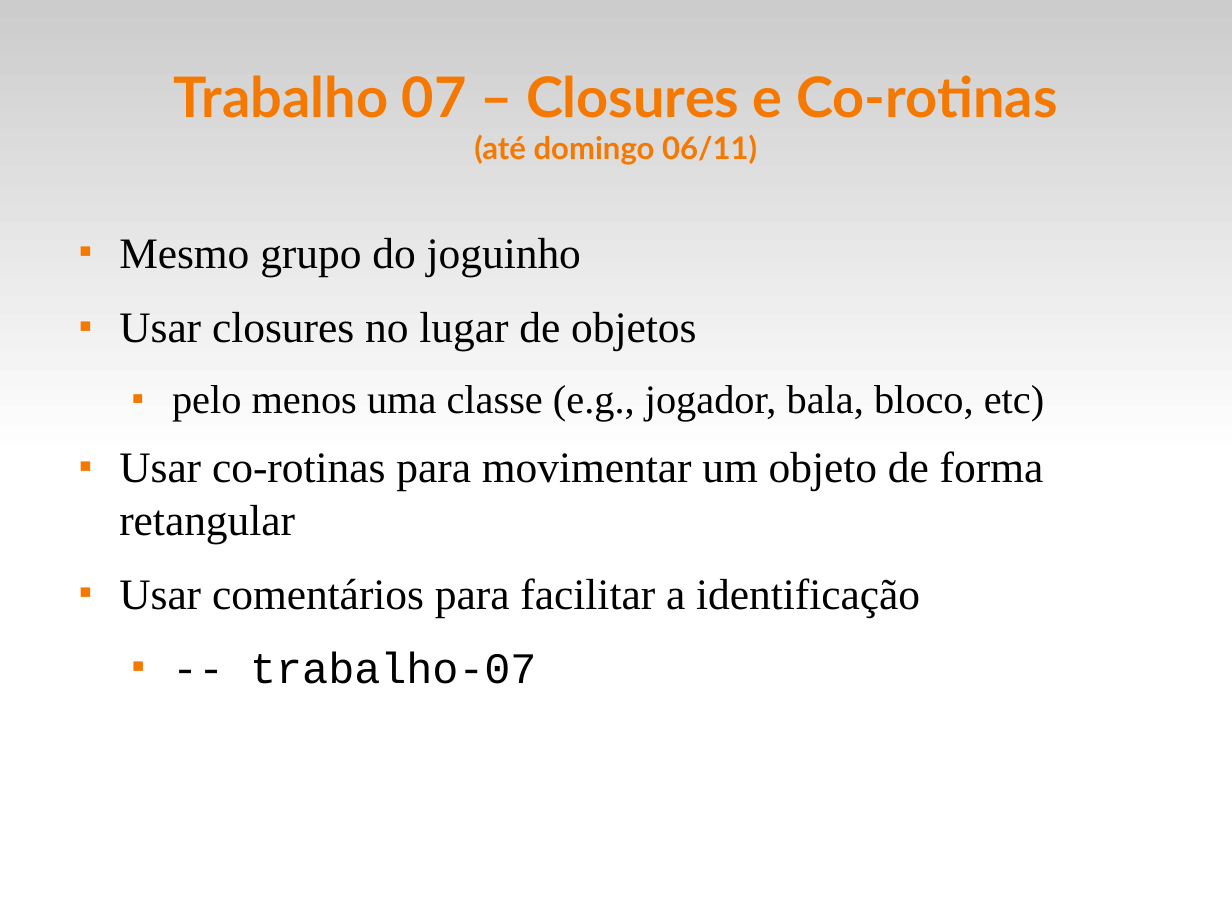
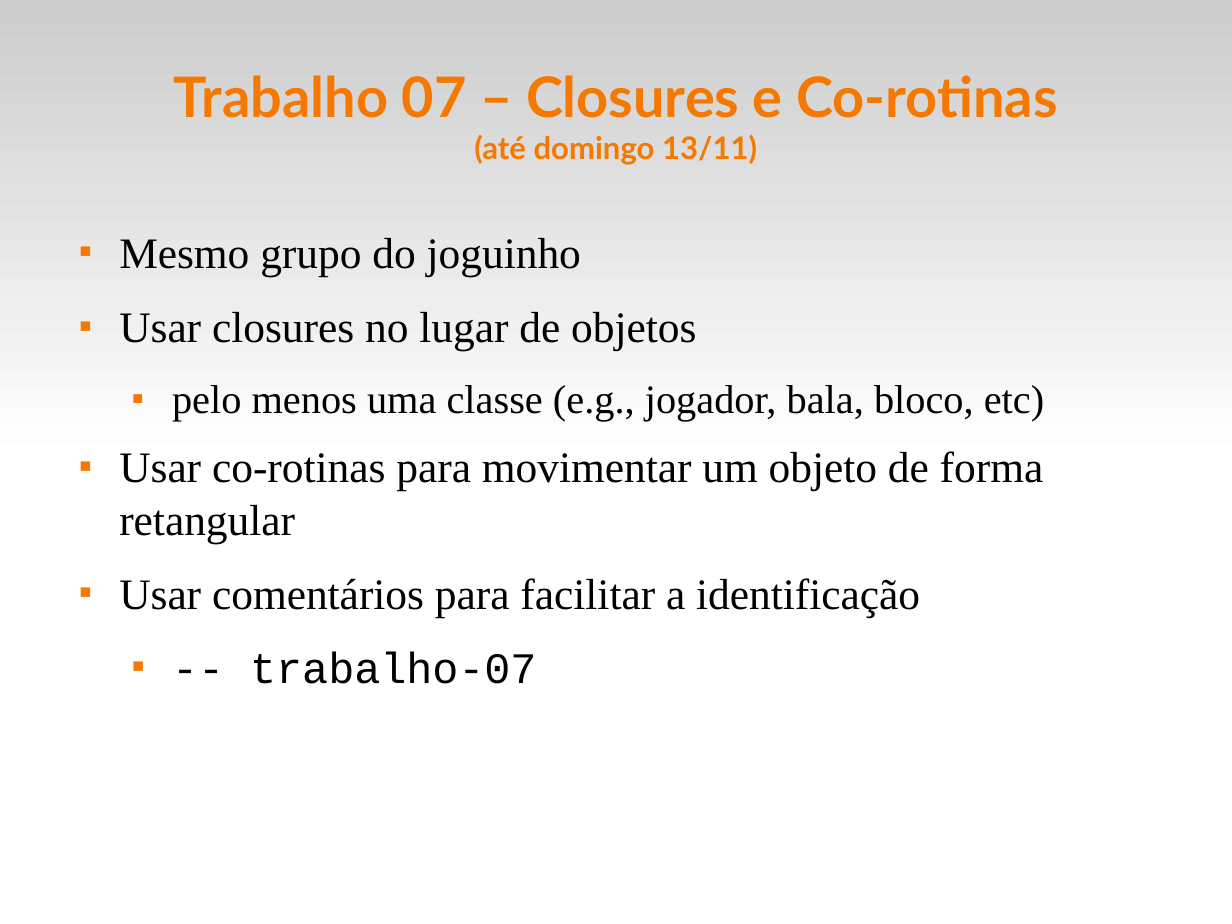
Before and after one commit to fsantanna-uerj/EDL, a slide deck: slide 14 of slides/edl-00.odp. Drawn at 1232x924 pixels with LibreOffice and Linux fonts; fonts in the diff are those of the drawing. Boxes give left, top, right and bottom in pixels: in the first picture for what was removed or moved away, otherwise in the second. Text is boxed around its words. In the diff, an @@ line names an element or a change of style, - is before the commit and + after.

```diff
--- a/slides/edl-00.odp
+++ b/slides/edl-00.odp
@@ title at (x1=174, y1=75, x2=1057, y2=165): text changed @@
-Trabalho 07 – Closures e Co-rotinas
-(até domingo 06/11)
+Trabalho 07 – Closures e Co-rotinas
+(até domingo 13/11)
```
Also in this commit, not shown: 1 other slide changed, 6 other files.
